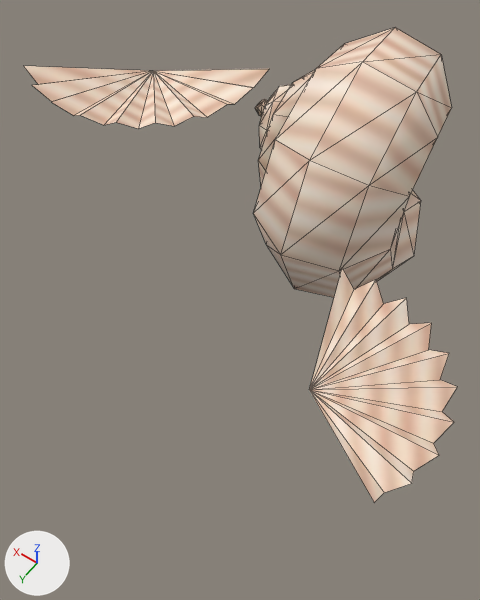
The glTF model public/assets/world/shells_a/model.glb as it was, and as the next commit left it.
Rendered twice from a 50 mm camera at (-0.244, 0.341, 0.513) aimed at (-0.04, 0.057, 0.066). Every picture has the same lights, and +X, +Y and +Z are marked at lower left. The picture after the commit comes second. Mesh edges are drawn as thin lines. Where no turn or scale is listed for an object, it has been applied to the vertices. Vertices at exactly the same position are counted once.

In view in the first picture: 'shells_a'.
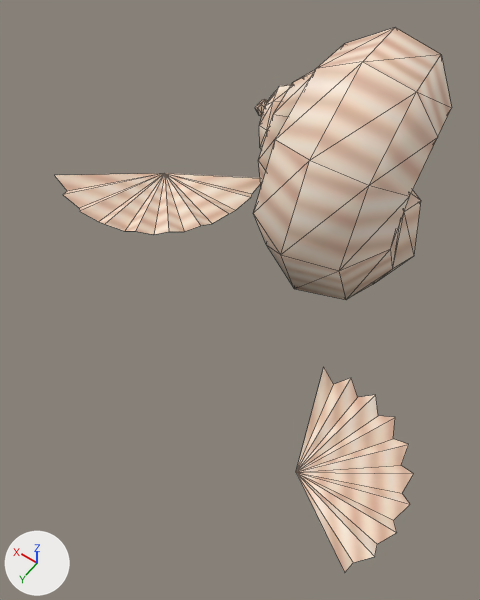
What differs and where, as boxes (x1, y1, x2, y2) in the pictures (480 x 600 px; the box of a moved part takes in the faces that stretch with it):
'shells_a', reshaped (8% narrower, 14% taller)
    before: (24, 27, 457, 503)
    after: (55, 27, 452, 572)
part 1 of me_shells_a, moved or reshaped
    before: (24, 66, 269, 129)
    after: (55, 173, 261, 234)
part 2 of me_shells_a, moved or reshaped
    before: (309, 268, 457, 503)
    after: (296, 368, 414, 572)

What the commit changed:
me_shells_a has 272 vertices, 496 faces and spans x -0.24..0.24, y -0.186..0.186, z -0.12..0.12.
me_shells_a is used by ob_shells_a; location (0.0, 0.0, 0.1199).
me_shells_a part 1: the loose piece of 20 vertices spanning x 0.047..0.24, y -0.119..0.034, z 0.013..0.04 is moved by (0.0, 0.0, -0.133).
me_shells_a part 2: the loose piece of 20 vertices spanning x -0.24..-0.123, y 0.043..0.186, z 0.011..0.035 is moved by (0.0, 0.0, -0.131).
